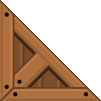
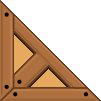
Revision of a layered w=101, h=101 image; what changed, layer by layer:
added layer "Layer 2" above "Layer 1" over [left=14, top=35, right=66, bottom=87]
